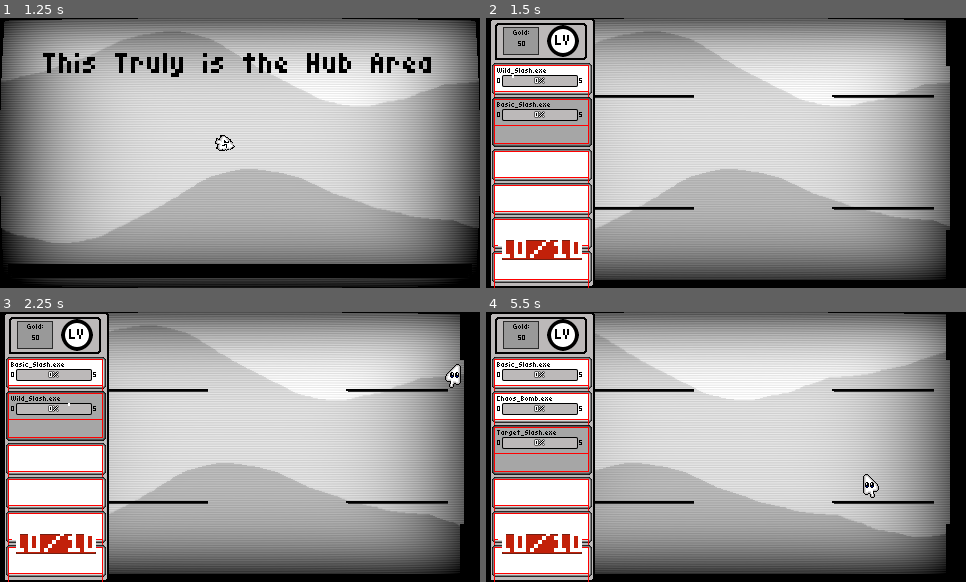
Above: before the commit, frames 1-4 (two rows, left to right).
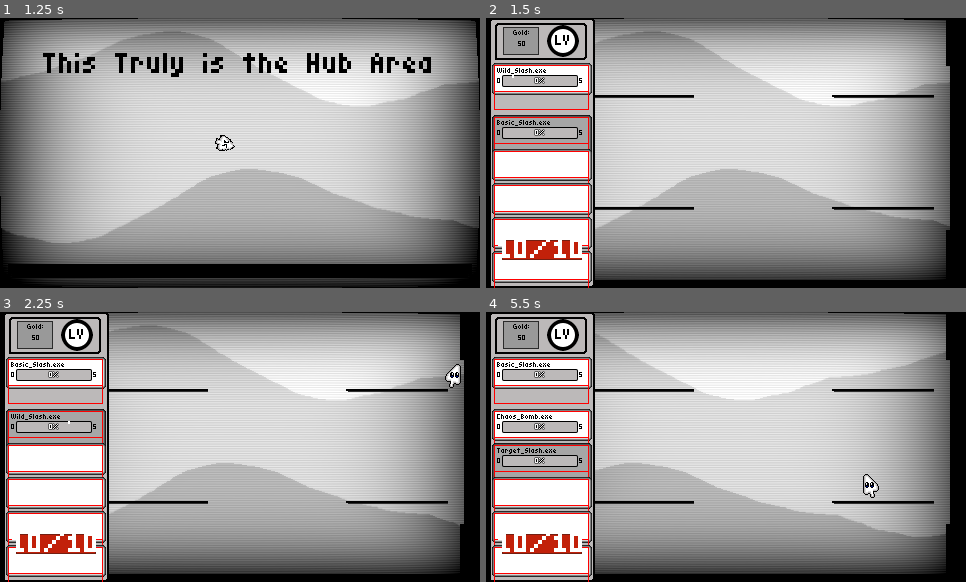
Above: after the commit, the same moments.

Repository: TNT-A/clicker-game-platformer
Game: Godot game, scene res://main_menu/main_menu.tscn
Same seed, same stepped clock (60 frames per second), same inputs: the game is played once before the commit and once after it.
Inputs (mouse positions are in pixels of both pictures, inside the frame that each line leads up to):
- Up to frame 1 (1.25 s): click "Quick Start" at 0.5 s
- Up to frame 2 (1.5 s): tap Enter (ui_accept) at 1.25 s; move the mouse to (831, 139) at 1.27 s; hold D (Move_Right) from 1.28 s (still down); hold Mouse wheel down (Scroll_Down) from 1.28 s (still down)
- Up to frame 3 (2.25 s): keep holding D (Move_Right); tap Enter (ui_accept) at 1.52 s; tap Mouse wheel up (Scroll_Up) at 1.55, 2.1 s; move the mouse to (144, 460) at 2.02 s; release Mouse wheel down (Scroll_Down) at 2.03 s
- Up to frame 4 (5.5 s): tap Enter (ui_accept) at 2.27, 3.77, 4.52, 5.27 s; tap Mouse wheel down (Scroll_Down) at 2.3, 3.8, 5.3 s; move the mouse to (774, 387) at 2.77 s; release D (Move_Right) at 2.78 s; press the mouse at (774, 387) at 2.78 s; hold A (Move_Left) 2.78-3.53 s; tap Mouse wheel up (Scroll_Up) at 3.05, 4.55 s; move the mouse to (702, 501) at 3.52 s; release the mouse at (702, 501) at 3.53 s; hold D (Move_Right) 3.53-5.03 s; tap 1 (Num_1) at 3.6 s; move the mouse to (870, 487) at 4.27 s; hold 2 (Num_2) 4.28-5.03 s; move the mouse to (582, 406) at 5.02 s; hold A (Move_Left) from 5.03 s (still down); tap 3 (Num_3) at 5.1 s

Frame 1 is identical in both runs. In frame 2, 1.3% of the frame differs, in the area x 1-23%, y 29-50%; in frame 3, 1.3%; in frame 4, 3.8%, in the area x 1-23%, y 29-62%.

Commit message:
Tried rewriting the swapping mechanics
Tried rewriting the swapping so that it wasn't as jank, but it didn't work. I've thought of a way to fix it as well as a way to rework a larger part of the system if I ever get to that. The new plan revolves around changing the clicker panel container that holds each ability panel and making it no longer a container, then just hardcoding the positioning. The main issue atp is that the position of each panel is sometimes being managed by the vertical container, sometimes by the player, sometimes by the objects resizing, and sometimes by the animation that would be them swapping. That means the ideal solution would be to use a state machine to control each panel's position and change the state depending on how I need to control the position. That said, idk if I feel like doing al that and there's always the option of making the swapping animation just animation based instead of making them physically swap position, as well as the option of making swapping them around not actually move any panel and instead use an alternate UI element like a targeting arrow or something.

TLDR: Making the UI work the way I was trying to is basically impossible in the current state. There are a lot of solutions I could try, but for now I'll just leave it as is because it's functional at least. Later I could either make the current form look smoother and leave it as is, or I could rewrite the positioning aspect altogether. Gonna go work on other stuff now 🔈🔥

Diff:
--- a/clicker-platformer/clicker_panel/ability/ability_panel.gd
+++ b/clicker-platformer/clicker_panel/ability/ability_panel.gd
@@ -3,6 +3,7 @@
 
 @export var slot_num : int = 0
 var slot_pos : Vector2 = Vector2(0,0)
+var slot_pos_set : bool = false
 
 @onready var label: Label = $VBoxContainer/Label
 @onready var progress_bar: ProgressBar = $VBoxContainer/HBoxContainer/ProgressBar
@@ -42,11 +43,13 @@
 var dragged : bool = false
 var home : bool = true
 var swapping : bool = false
+var scrolling : bool = false
 
 var home_lerp : float  = .3
 
 func _ready() -> void:
 	SignalBus.update_selected.connect(update)
+	SignalBus.ability_scrolled.connect(set_slot_pos)
 	#SignalBus.ability_change.connect(reset_self)
 	update()
 	if is_instance_valid(ability_type):
@@ -60,28 +63,34 @@
 
 func _process(delta: float) -> void:
 	if dragged:
-		#print("dragger")
-		z_index = 1
-		home = false
-		global_position = get_global_mouse_position() - Vector2(custom_minimum_size.x/2, custom_minimum_size.y/2)
-		hovered = true
-		$HoverHub/Collapsed.mouse_filter = Control.MOUSE_FILTER_IGNORE
-		$HoverHub/Expanded.mouse_filter = Control.MOUSE_FILTER_IGNORE
-	elif slot_pos != Vector2(0,0) and global_position != slot_pos:
-		$HoverHub/Collapsed.mouse_filter = Control.MOUSE_FILTER_IGNORE
-		$HoverHub/Expanded.mouse_filter = Control.MOUSE_FILTER_IGNORE
-		#print("yahoo")
-		z_index = 0
-		global_position = global_position.lerp(slot_pos, home_lerp)
-	if global_position.distance_to(slot_pos) < 3 and !home and !dragged and !swapping:
+		drag()
+	elif global_position != slot_pos and slot_pos_set and !scrolling:
+		to_home()
+	if global_position.distance_to(slot_pos) < 3 and !dragged:
 		$HoverHub/Collapsed.mouse_filter = Control.MOUSE_FILTER_PASS
 		$HoverHub/Expanded.mouse_filter = Control.MOUSE_FILTER_PASS
 		global_position = slot_pos
 		home = true
 		hovered = false
 
+func drag():
+	global_position = get_global_mouse_position() - Vector2(custom_minimum_size.x/2, custom_minimum_size.y/2)
+	z_index = 1
+	hovered = true
+	$HoverHub/Collapsed.mouse_filter = Control.MOUSE_FILTER_IGNORE
+	$HoverHub/Expanded.mouse_filter = Control.MOUSE_FILTER_IGNORE
+
+func to_home():
+	global_position = global_position.lerp(slot_pos, home_lerp)
+	z_index = 0
+
+func _on_timer_timeout() -> void:
+	set_slot_pos()
+
 func set_slot_pos():
 	slot_pos = global_position
+	slot_pos_set = true
+	scrolling = false
 
 func go_home():
 	if slot_pos != Vector2(0, 0):
--- a/clicker-platformer/clicker_panel/ability/ability_panel.tscn
+++ b/clicker-platformer/clicker_panel/ability/ability_panel.tscn
@@ -118,7 +118,13 @@
 mouse_filter = 2
 editor_only = false
 
+[node name="Timer" type="Timer" parent="."]
+wait_time = 0.001
+one_shot = true
+autostart = true
+
 [connection signal="mouse_entered" from="HoverHub/Collapsed" to="." method="_on_collapsed_mouse_entered"]
 [connection signal="mouse_exited" from="HoverHub/Collapsed" to="." method="_on_collapsed_mouse_exited"]
 [connection signal="mouse_entered" from="HoverHub/Expanded" to="." method="_on_expanded_mouse_entered"]
 [connection signal="mouse_exited" from="HoverHub/Expanded" to="." method="_on_expanded_mouse_exited"]
+[connection signal="timeout" from="Timer" to="." method="_on_timer_timeout"]
--- a/clicker-platformer/clicker_panel/panel/clicker_panel.gd
+++ b/clicker-platformer/clicker_panel/panel/clicker_panel.gd
@@ -130,10 +130,12 @@
 func check_selected_panel(type : String):
 	for panel in panels:
 		panel.slot_pos = Vector2(0,0)
+		panel.scrolling = true
 	if selected_panel > len(panels) - 1:
 		selected_panel = 0
 	if selected_panel < 0:
 		selected_panel = len(panels) - 1
+	SignalBus.ability_scrolled.emit()
 	if !panel_active[selected_panel]:
 		if type == "add":
 			selected_panel += 1
--- a/clicker-platformer/globals/signal_bus.gd
+++ b/clicker-platformer/globals/signal_bus.gd
@@ -17,6 +17,7 @@
 #Ability Signals
 signal ability_use(num, damage)
 signal ability_change()
+signal ability_scrolled()
 
 #Floor Signals
 signal floor_started()
